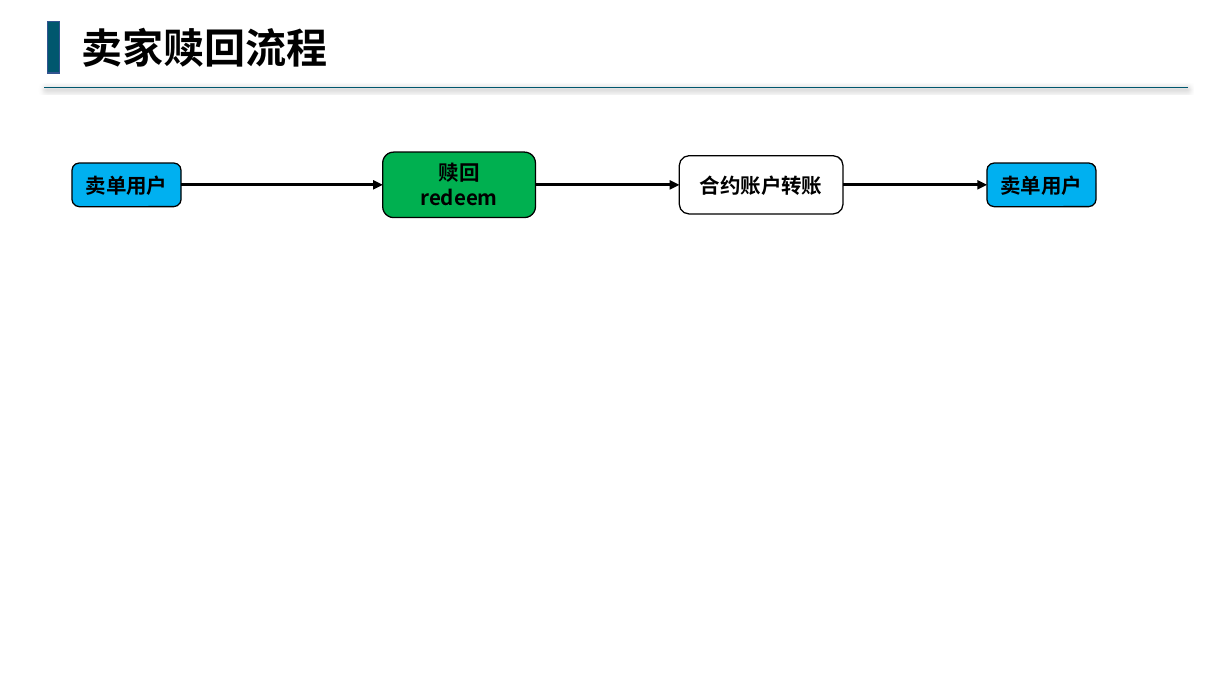
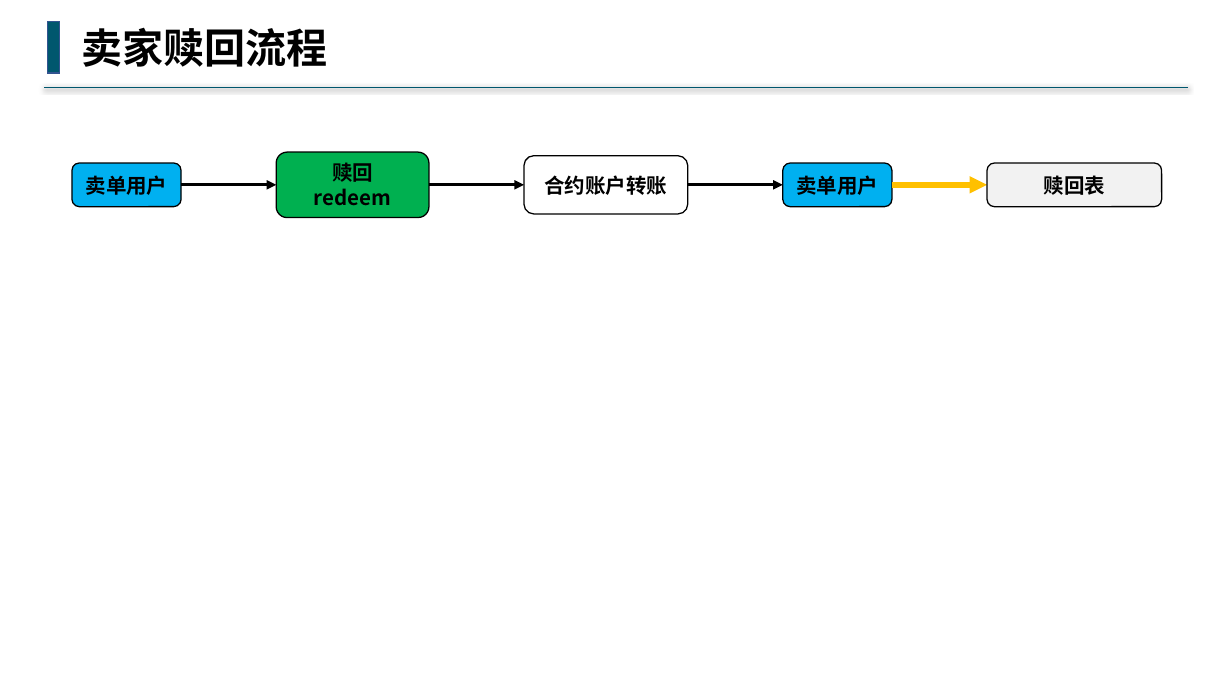
Before and after one commit to buddhachain/buddhaContract, a slide deck: slide 4 of doc/09.场外交易.pptx. Drawn at 1232x693 pixels with LibreOffice and Linux fonts; fonts in the diff are those of the drawing. Boxes give left, top, right and bottom in pixels: in the first picture for what was removed or moved away, otherwise in the second. Text is boxed around its words. In the diff, an @@ line names an element or a change of style, - is before the commit and + after.

```diff
--- a/doc/09.场外交易.pptx
+++ b/doc/09.场外交易.pptx
@@ rounded rectangle "赎回" moved from (x1=383, y1=152, x2=535, y2=218) to (x1=276, y1=152, x2=429, y2=218) @@
@@ rounded rectangle "合约账户转账" moved from (x1=679, y1=156, x2=843, y2=214) to (x1=524, y1=156, x2=688, y2=214) @@
@@ rounded rectangle "卖单用户" moved from (x1=987, y1=163, x2=1096, y2=206) to (x1=783, y1=163, x2=892, y2=206) @@
@@ rounded rectangle added at (x1=987, y1=163, x2=1162, y2=206), fill #F2F2F2, outline #000000 1 pt, 16 pt, text #000000, bold @@
+赎回表
@@ arrow moved from (181, 185) - (383, 185) to (181, 185) - (276, 185) @@
@@ arrow moved from (536, 185) - (679, 185) to (429, 185) - (524, 185) @@
@@ arrow moved from (843, 185) - (987, 185) to (688, 185) - (783, 185) @@
@@ arrow added from (892, 185) to (987, 185), #FFC000 4.5 pt @@
```
Also in this commit, not shown: 2 other slides changed.
